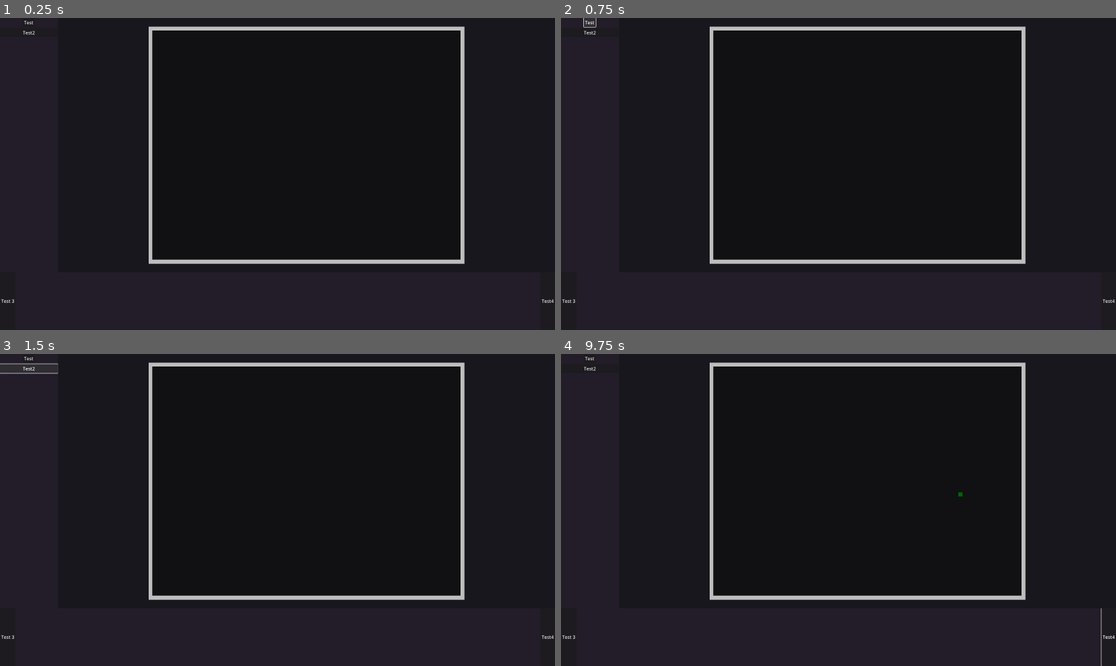
Above: before the commit, frames 1-4 (two rows, left to right).
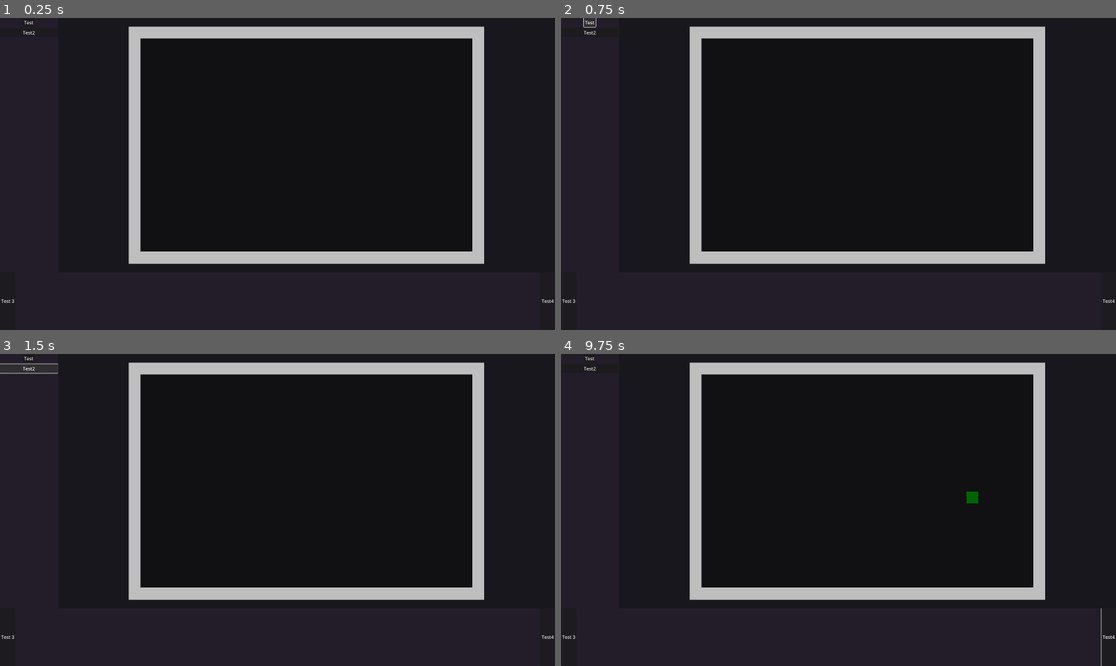
Above: after the commit, the same moments.

Repository: T4Ne/ThermalBox
Game: Godot game, scene res://scenes/main_box.tscn
Two runs of this game, one before a commit and one after it. Both use one fixed random seed, a clock stepped at 60 frames per second and the inputs below.
Inputs (mouse positions are in pixels of both pictures, inside the frame that each line leads up to):
- Up to frame 1 (0.25 s): no input
- Up to frame 2 (0.75 s): click "Test" at 0.5 s
- Up to frame 3 (1.5 s): click "Test2" at 1.25 s
- Up to frame 4 (9.75 s): click "Test 3" at 2 s; click "Test4" at 2.75 s; click "Test" at 3.5 s; click "Test2" at 4.25 s; click "Test 3" at 5 s; click "Test4" at 5.75 s; click "Test" at 6.5 s; click "Test2" at 7.25 s; click "Test 3" at 8 s; click "Test4" at 8.75 s; tap Enter at 9.5 s; move the mouse to (960, 494) at 9.52 s; press the mouse at (960, 494) at 9.53 s

The runs differ from the first frame. In frame 1, 7.6% of the frame differs, in the area x 23-88%, y 2-79%; in frame 2, 7.6%; in frame 3, 7.6%; in frame 4, 7.7%.

Commit message:
Changes to energy conservation

Diff:
--- a/scripts/collision_handler.gd
+++ b/scripts/collision_handler.gd
@@ -39,6 +39,8 @@
 func _sequential_particle_collision(id: int, seq_particle_state: PackedVector2Array, neighbor_particles: PackedInt32Array, particles: ParticleData) -> void:
 	var radius: float = particles.radii[id]
 	var mass: float = particles.masses[id]
+	var max_pen: float = 0.0
+	var max_pen_id: int
 
 	for neighbor_id in neighbor_particles:
 		var neighbor_position: Vector2 = particles.positions[neighbor_id]
@@ -56,10 +58,17 @@
 		var min_distance_vector: Vector2 = unit_vector_from_neighbor * radius + unit_vector_from_neighbor * neighbor_radius
 		var relative_velocity: Vector2 = seq_particle_state[1] - neighbor_velocity
 		var normal_speed: float = relative_velocity.dot(unit_vector_from_neighbor)
+
+		if normal_speed >= 0:
+			continue
+		var penetration: float = (vector_from_neigbor - min_distance_vector).length()
+		var step: float = penetration / normal_speed
+		_step(step, seq_particle_state)
 		var inverse_mass_sum: float = (1.0 / mass) + (1.0 / neighbor_mass)
 		var impulse_magnitude: float = -2.0 * normal_speed / inverse_mass_sum
-		seq_particle_state[0] += (min_distance_vector - vector_from_neigbor) * 2
 		seq_particle_state[1] += (impulse_magnitude / mass) * unit_vector_from_neighbor
+		_step(-step, seq_particle_state)
+		break
 
 func _wall_collision(wall_id: int, seq_particle_state: PackedVector2Array, cell_side_length: int, radius: float, cell_area: Vector2i) -> void:
 	var wall_array_coordinates: Vector2i = Vector2i(wall_id % cell_area.x, wall_id / cell_area.x)
@@ -70,13 +79,24 @@
 
 	if distance_to_wall_squared > radius**2:
 		return
-
 	var wall_closest_pos: Vector2 = Vector2(wall_closest_x, wall_closest_y)
 	var surface_normal: Vector2 = seq_particle_state[0] - wall_closest_pos
+
+	if surface_normal == Vector2.ZERO:
+		return
 	var unit_surface_normal: Vector2 = surface_normal.normalized()
-	seq_particle_state[0] += (unit_surface_normal * radius - surface_normal) * 2.0
-	if unit_surface_normal.dot(seq_particle_state[1]) < 0:
-		seq_particle_state[1] += -2.0 * unit_surface_normal * seq_particle_state[1].dot(unit_surface_normal) # reflect velocity with normal
+	var penetration: float = (unit_surface_normal * radius - surface_normal).length()
+	var velocity_normal_magnitude: float = unit_surface_normal.dot(seq_particle_state[1]) # Negative towards wall
+
+	if velocity_normal_magnitude >= 0:
+		return
+	var step: float = penetration / velocity_normal_magnitude
+	_step(step, seq_particle_state) # step back
+	seq_particle_state[1] += -2.0 * unit_surface_normal * seq_particle_state[1].dot(unit_surface_normal) # reflect velocity with normal
+	_step(-step, seq_particle_state) # step forward
+
+func _step(step: float, seq_particle_state: PackedVector2Array) -> void:
+	seq_particle_state[0] += seq_particle_state[1] * step
 
 func _cell_id_by_position(position: Vector2, cells: CellData) -> int:
 	var cell_x: int = floori(position.x / cells.cell_size)
--- a/scripts/main_box.gd
+++ b/scripts/main_box.gd
@@ -2,7 +2,7 @@
 extends Node2D
 
 var cell_size: int = 10
-var cell_area: Vector2i = Vector2i(80, 60)
+var cell_area: Vector2i = Vector2i(30, 20)
 var simulation_size: Vector2i = cell_area * cell_size
 var edge_offset: Vector2 = Vector2(60.0, 60.0)
 @onready var scheduler: Scheduler = Scheduler.new()
@@ -53,7 +53,7 @@
 	var simulation_view_position: Vector2 = simulation_view_data.simulation_view_position
 	var simulation_view_scale: float = simulation_view_data.simulation_view_scale
 	var particle_simulation_position: Vector2 = (mouse_position - simulation_view_position) / simulation_view_scale
-	var particle_velocity: Vector2 = Vector2.ZERO
+	var particle_velocity: Vector2 = Vector2(cos(deg_to_rad(randf_range(0.0, 180.0))), sin(deg_to_rad(randf_range(0.0, 180.0)))) * 50.0
 	var particle_radius: float = 5.0
 	var particle_mass: float = 1.0
 	particles.add_particle(particle_simulation_position, particle_velocity, particle_radius, particle_mass)
@@ -80,13 +80,17 @@
 func print_energy() -> void:
 	var energy_sum: float = 0.0
 	var gravity: float = 20.0
+	var count: int = particles.count
 	var simulation_height: float = float(cells.cell_area.y * cells.cell_size)
-	for particle_id in range(particles.count):
+
+	for particle_id in range(count):
 		var height: float = simulation_height - particles.positions[particle_id].y
 		var mass: float = particles.masses[particle_id]
 		var velocity: float = particles.velocities[particle_id].length()
 		var kinetic_energy: float = 0.5 * mass * (velocity ** 2)
-		var potential_energy: float = mass * gravity * height
-		var total_energy: float = kinetic_energy + potential_energy
+		#var potential_energy: float = mass * gravity * height
+		var total_energy: float = kinetic_energy #+ potential_energy
 		energy_sum += total_energy
-	print("%.0f" % energy_sum)
+
+	var temp: float = energy_sum / float(count)
+	print("%.0f" % temp)
--- a/scripts/movement_handler.gd
+++ b/scripts/movement_handler.gd
@@ -55,11 +55,11 @@
 	var new_velocity := velocity + acceleration * time_step
 	return new_velocity
 
-func _calculate_verlet_acceleration(_time_step:float, _acceleration: Vector2) -> Vector2:
+func _calculate_verlet_acceleration(_time_step:float, acceleration: Vector2) -> Vector2:
 	# TODO: gravitational acceleration should be a global variable controlled by main scene script
 	var g := Vector2(0.0, 20.0)
 	var new_acceleration := g
-	return new_acceleration
+	return acceleration
 
 func _calculate_force(_time_step: float, _mass: float) -> void:
 	# TODO: Nearby particles apply forces to each other.
--- a/scripts/renderer.gd
+++ b/scripts/renderer.gd
@@ -62,6 +62,8 @@
 	var wall_count: int = cell_data.wall_count
 	if mm_walls.instance_count < wall_count:
 		mm_walls.instance_count = wall_count
+	elif mm_walls.instance_count > wall_count:
+		mm_walls.instance_count = wall_count
 	var current_wall_indx: int = 0
 	var cell_count: int = cell_data.cell_count
 	var cell_is_wall: PackedByteArray = cell_data.cell_is_wall
